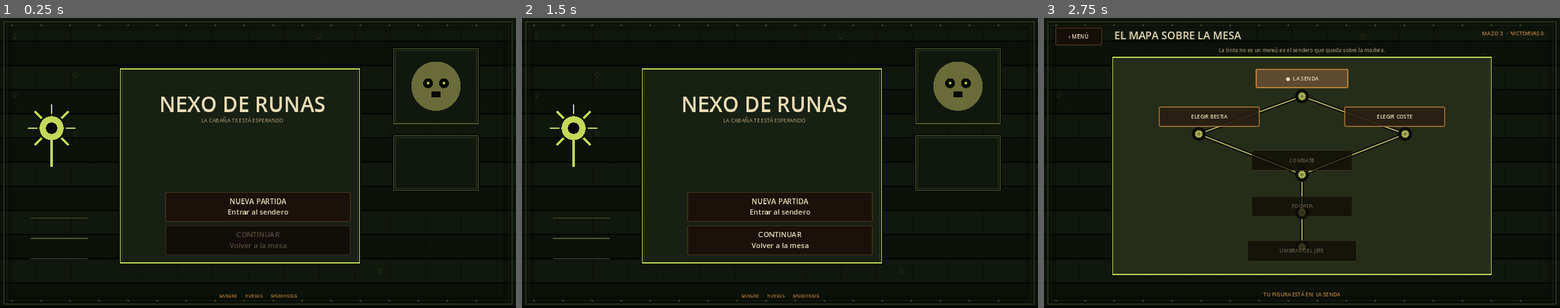
Above: before the commit, frames 1-3 (left to right).
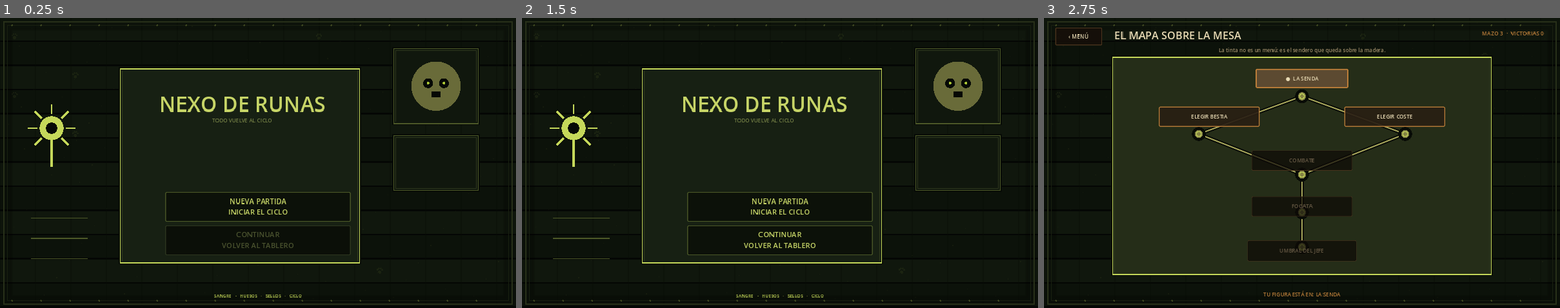
Above: after the commit, the same moments.

Repository: LoloscarPrr/Nexo-de-runas-v2
Game: Godot game, scene res://scenes/main.tscn
Two runs of this game, one before a commit and one after it. Both use one fixed random seed, a clock stepped at 60 frames per second and the inputs below.
Inputs:
- Up to frame 1 (0.25 s): no input
- Up to frame 2 (1.5 s): click "NUEVA PARTIDA Entrar al sende…" (after the commit: "NUEVA PARTIDA INICIAR EL CICLO") at 0.5 s; click "‹ MENÚ" at 1.25 s
- Up to frame 3 (2.75 s): click "NUEVA PARTIDA Entrar al sende…" (after the commit: "NUEVA PARTIDA INICIAR EL CICLO") at 2 s

The runs differ from the first frame. In frame 1, 1.5% of the frame differs, in the area x 31-68%, y 27-97%; in frame 2, 1.8%; in frame 3, nothing differs.

Commit message:
Restyle main menu to canonical olive mockup

Diff:
--- a/scripts/main.gd
+++ b/scripts/main.gd
@@ -7,14 +7,14 @@
 const CampaignViewScript = preload("res://scripts/ui/mockup_campaign_view.gd")
 const CampaignBackdropScript = preload("res://scripts/ui/campaign_backdrop.gd")
 
-const NIGHT := Color8(7, 5, 4)
-const INK := Color8(234, 220, 181)
-const MUTED := Color8(150, 132, 98)
-const AMBER := Color8(188, 126, 57)
-const BLOOD := Color8(132, 40, 33)
-const EDGE := Color8(75, 52, 29)
-const WOOD_DEEP := Color8(28, 19, 12)
-const WOOD := Color8(48, 32, 19)
+const NIGHT := Color8(5, 8, 4)
+const INK := Color8(199, 213, 103)
+const MUTED := Color8(113, 125, 67)
+const AMBER := Color8(198, 218, 88)
+const BLOOD := Color8(121, 43, 34)
+const EDGE := Color8(76, 89, 40)
+const WOOD_DEEP := Color8(9, 14, 7)
+const WOOD := Color8(21, 29, 14)
 
 var menu_screen: Control
 var campaign_screen
@@ -55,19 +55,19 @@
 	var vh := maxf(viewport_size.y, 720.0)
 
 	_place_in(menu_screen, _label("NEXO DE RUNAS", 52, INK, HORIZONTAL_ALIGNMENT_CENTER), Rect2(vw * 0.27, vh * 0.245, vw * 0.40, 68))
-	_place_in(menu_screen, _label("LA CABAÑA TE ESTÁ ESPERANDO", 13, MUTED, HORIZONTAL_ALIGNMENT_CENTER), Rect2(vw * 0.29, vh * 0.335, vw * 0.36, 28))
+	_place_in(menu_screen, _label("TODO VUELVE AL CICLO", 13, MUTED, HORIZONTAL_ALIGNMENT_CENTER), Rect2(vw * 0.29, vh * 0.335, vw * 0.36, 28))
 
 	var button_w := minf(460.0, vw * 0.38)
 	var button_x := vw * 0.5 - button_w * 0.5
-	var new_game := _menu_button("NUEVA PARTIDA", "Entrar al sendero")
+	var new_game := _menu_button("NUEVA PARTIDA", "INICIAR EL CICLO")
 	new_game.pressed.connect(_start_new_game)
 	_place_in(menu_screen, new_game, Rect2(button_x, vh * 0.60, button_w, 72))
 
-	continue_button = _menu_button("CONTINUAR", "Volver a la mesa")
+	continue_button = _menu_button("CONTINUAR", "VOLVER AL TABLERO")
 	continue_button.pressed.connect(_continue_game)
 	_place_in(menu_screen, continue_button, Rect2(button_x, vh * 0.715, button_w, 72))
 
-	_place_in(menu_screen, _label("SANGRE   ·   HUESOS   ·   SACRIFICIOS", 11, AMBER, HORIZONTAL_ALIGNMENT_CENTER), Rect2(vw * 0.32, vh - 42, vw * 0.36, 24))
+	_place_in(menu_screen, _label("SANGRE   ·   HUESOS   ·   SELLOS   ·   CICLO", 11, AMBER, HORIZONTAL_ALIGNMENT_CENTER), Rect2(vw * 0.32, vh - 42, vw * 0.36, 24))
 
 func _start_new_game() -> void:
 	campaign_screen.start_new_game()
@@ -92,13 +92,13 @@
 	button.focus_mode = Control.FOCUS_NONE
 	button.add_theme_font_size_override("font_size", 18)
 	button.add_theme_color_override("font_color", INK)
-	button.add_theme_color_override("font_hover_color", Color8(248, 228, 179))
+	button.add_theme_color_override("font_hover_color", Color8(222, 232, 125))
 	button.add_theme_color_override("font_pressed_color", Color8(248, 228, 179))
-	button.add_theme_color_override("font_disabled_color", Color8(83, 73, 57))
-	button.add_theme_stylebox_override("normal", _panel_style(Color(0.10, 0.065, 0.038, 0.93), EDGE, 2, 3))
-	button.add_theme_stylebox_override("hover", _panel_style(Color(0.18, 0.115, 0.055, 0.97), AMBER, 3, 3))
-	button.add_theme_stylebox_override("pressed", _panel_style(Color(0.22, 0.075, 0.052, 0.98), BLOOD, 3, 3))
-	button.add_theme_stylebox_override("disabled", _panel_style(Color(0.065, 0.045, 0.030, 0.86), Color8(55, 43, 31), 2, 3))
+	button.add_theme_color_override("font_disabled_color", Color8(74, 82, 46))
+	button.add_theme_stylebox_override("normal", _panel_style(Color(0.045, 0.065, 0.032, 0.94), EDGE, 2, 3))
+	button.add_theme_stylebox_override("hover", _panel_style(Color(0.08, 0.11, 0.045, 0.97), AMBER, 3, 3))
+	button.add_theme_stylebox_override("pressed", _panel_style(Color(0.16, 0.07, 0.045, 0.98), BLOOD, 3, 3))
+	button.add_theme_stylebox_override("disabled", _panel_style(Color(0.035, 0.05, 0.026, 0.86), Color8(46, 55, 31), 2, 3))
 	return button
 
 func _label(text_value: String, size: int, color: Color, align: HorizontalAlignment) -> Label:
